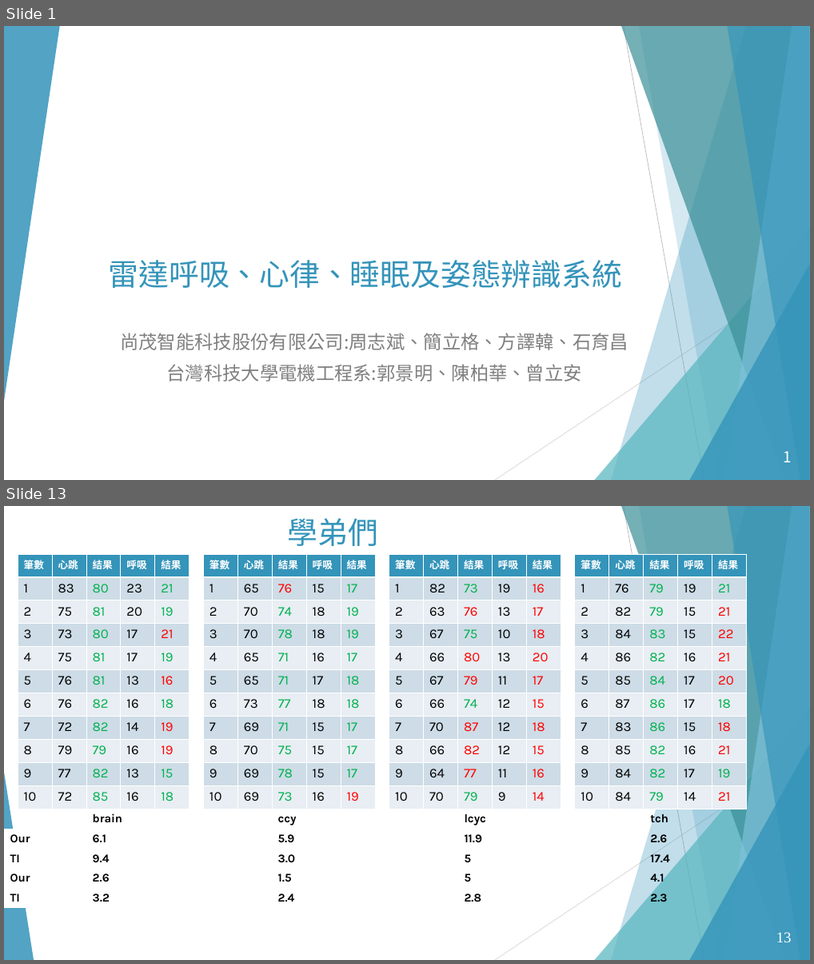
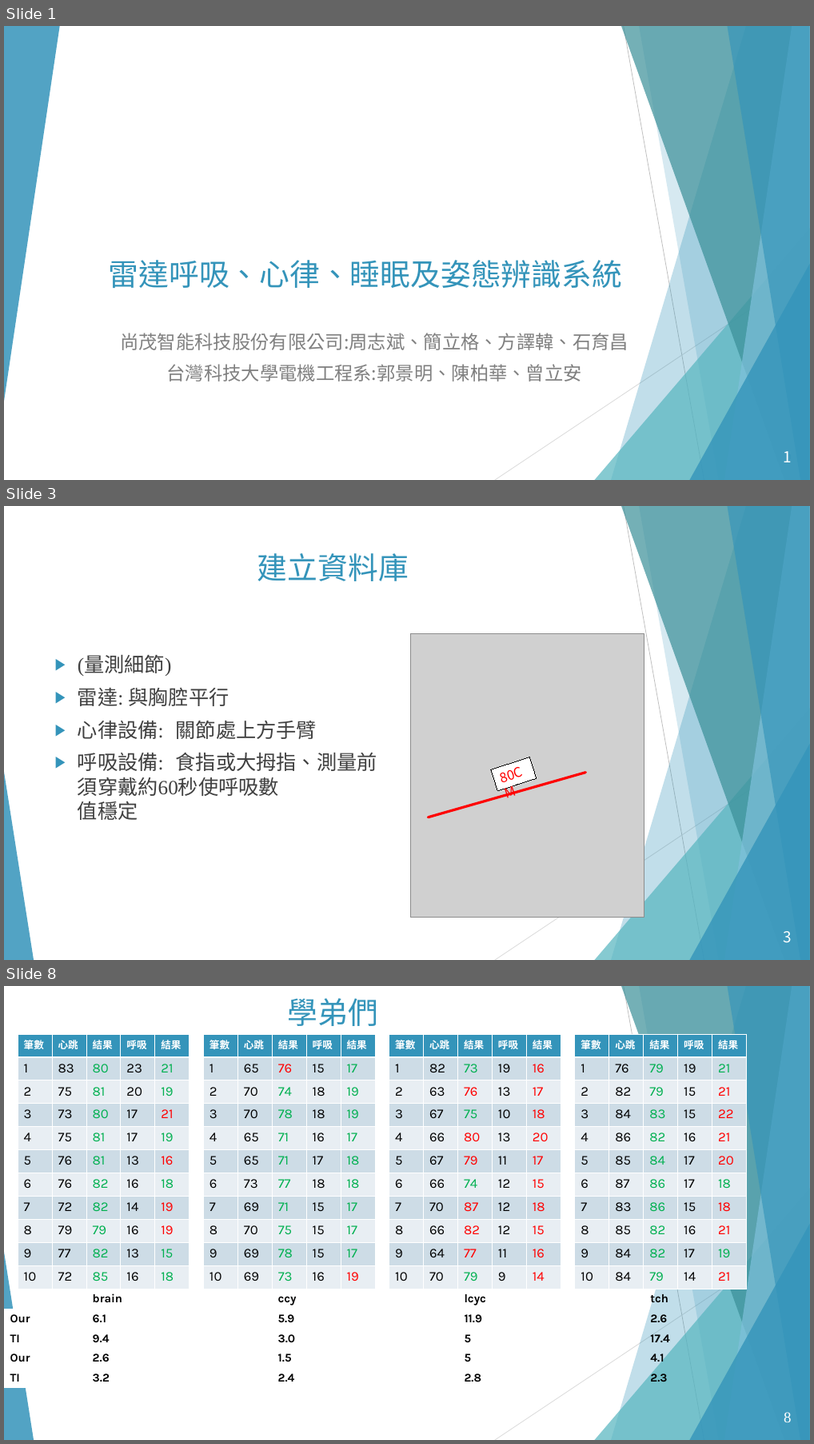
Before and after one commit to ananzeng/mmwave_vsd, a slide deck: 資料庫分析.pptx. Shown one above the other, each under a label of ours: slides 1 and 13 before the commit, slides 1, 3 and 8 after it; the slides between them are not shown. The pictures are 814x964 and 814x1444 pixels, drawn with LibreOffice and Linux fonts; fonts in the diff are those of the drawing; grey boxes stand for pictures; background and template pictures are left out. Boxes give left, top, right and bottom in pixels: in the first picture for what was removed or moved away, otherwise in the second. Text is boxed around its words. In the diff, an @@ line names an element or a change of style, - is before the commit and + after.

Commit message:
新增呼吸分析

```diff
--- a/資料庫分析.pptx
+++ b/資料庫分析.pptx
@@ slide 3 added at <box>4,506,810,960</box>, background #FFFFFF; not listed: 11 template elements that a slide beside it also shows @@
@@ title added at <box>258,553,409,581</box>, 36 pt, text #3494BA @@
+建立資料庫
@@ picture added at <box>410,634,644,916</box> @@
@@ text added at <box>78,656,378,820</box>, 24 pt, text #404040 @@
+▶ (量測細節)
+▶ 雷達: 與胸腔平行
+▶ 心律設備: 關節處上方手臂
+▶ 呼吸設備: 食指或大拇指、測量前 須穿戴約60秒使呼吸數 值穩定
@@ rectangle added at <box>491,756,537,791</box>, fill #FFFFFF, outline #000000 0.75 pt, 16 pt, text #FF0000 @@
+80CM
@@ line added from (429, 817) to (586, 772), #FF0000 3 pt @@
@@ page number added at <box>787,932,792,941</box>, 18 pt, text #FFFFFF @@
+3
@@ what was slide 13 is now slide 8 @@
@@ page number at <box>784,1412,791,1422</box>: text changed @@
-13
+8
@@ page number at <box>787,1412,792,1421</box>: text changed @@
-13
+8
```
Also in this commit, not shown: 7 slides changed, 2 other slides added, 8 slides removed, 2 other files.
